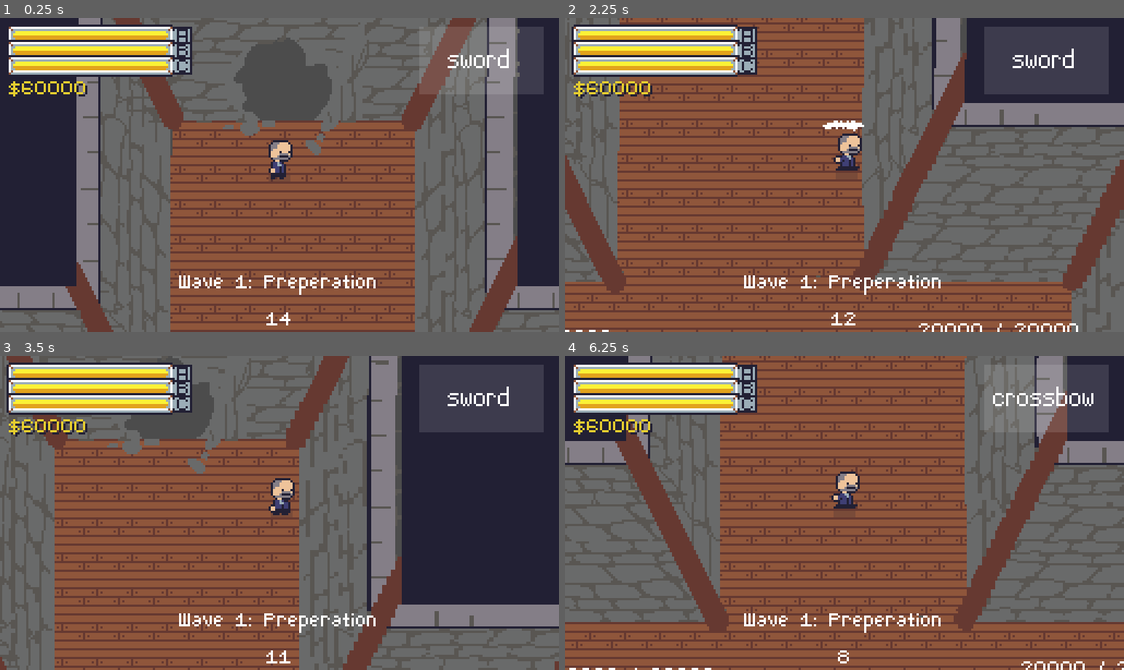
Above: before the commit, frames 1-4 (two rows, left to right).
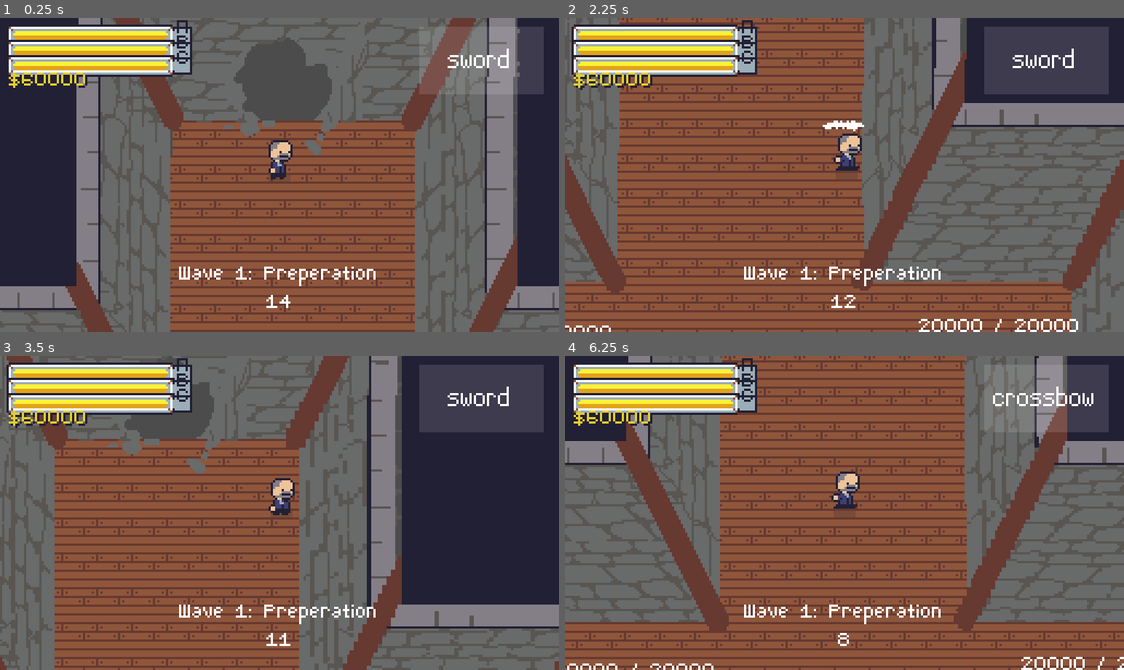
Above: after the commit, the same moments.

Repository: jiink/treasury-trouble
Game: Godot game, scene res://treasury.tscn
The game is run twice, just before and just after one commit, with the same random seed, the same clock (stepped at 60 frames per second) and the same inputs.
Inputs (mouse positions are in pixels of both pictures, inside the frame that each line leads up to):
- Up to frame 1 (0.25 s): no input
- Up to frame 2 (2.25 s): tap Enter at 0.5 s; move the mouse to (967, 159) at 0.52 s; hold D (right) 0.53-1.28 s; tap Space (a) at 0.6, 1.35 s; move the mouse to (732, 190) at 1.27 s; hold S (down) 1.28-2.03 s; move the mouse to (900, 105) at 2.02 s; hold D (right) from 2.03 s (still down); click (900, 105) at 2.1 s
- Up to frame 3 (3.5 s): tap Space (a) at 2.3, 2.85 s; move the mouse to (251, 575) at 2.77 s; release D (right) at 2.78 s; hold W (up) from 2.78 s (still down)
- Up to frame 4 (6.25 s): move the mouse to (1012, 560) at 3.52 s; release W (up) at 3.53 s; hold A (left) 3.53-5.03 s; tap Space (a) at 3.6, 4.55, 5, 5.1, 5.85 s; move the mouse to (676, 465) at 4.27 s; click (676, 465) at 4.35 s; move the mouse to (872, 513) at 5.02 s; hold S (down) 5.03-5.78 s; move the mouse to (760, 434) at 5.77 s; hold D (right) from 5.78 s (still down)

The runs differ from the first frame. In frame 1, 1.5% of the frame differs, in the area x 1-68%, y 0-98%; in frame 2, 2.3%, in the area x 0-92%, y 0-100%; in frame 3, 1.7%; in frame 4, 2.0%.

Commit message:
shopstuff

Diff:
--- a/fonts/little.tres
+++ b/fonts/little.tres
@@ -3,4 +3,6 @@
 [ext_resource path="res://fonts/FontQuestLittle.ttf" type="DynamicFontData" id=1]
 
 [resource]
+outline_color = Color( 0.133333, 0.12549, 0.203922, 1 )
+extra_spacing_top = -4
 font_data = ExtResource( 1 )
--- /dev/null
+++ b/room/shop/shopcart.tscn
@@ -0,0 +1,206 @@
+[gd_scene load_steps=7 format=2]
+
+[ext_resource path="res://room/shop/shop.png" type="Texture" id=1]
+[ext_resource path="res://fonts/little.tres" type="DynamicFont" id=2]
+[ext_resource path="res://room/shop/upgradebtn.png" type="Texture" id=3]
+[ext_resource path="res://room/shop/upgradebtnpush.png" type="Texture" id=4]
+
+[sub_resource type="Animation" id=1]
+resource_name = "roll_in"
+tracks/0/type = "value"
+tracks/0/path = NodePath("sprite:position")
+tracks/0/interp = 1
+tracks/0/loop_wrap = true
+tracks/0/imported = false
+tracks/0/enabled = true
+tracks/0/keys = {
+"times": PoolRealArray( 0, 1 ),
+"transitions": PoolRealArray( 0.183011, 1 ),
+"update": 0,
+"values": [ Vector2( -300, -15 ), Vector2( 0, -15 ) ]
+}
+
+[sub_resource type="Animation" id=2]
+resource_name = "roll_out"
+tracks/0/type = "value"
+tracks/0/path = NodePath("sprite:position")
+tracks/0/interp = 1
+tracks/0/loop_wrap = true
+tracks/0/imported = false
+tracks/0/enabled = true
+tracks/0/keys = {
+"times": PoolRealArray( 0, 1 ),
+"transitions": PoolRealArray( 3.24895, 1 ),
+"update": 0,
+"values": [ Vector2( 0, -15 ), Vector2( 300, -15 ) ]
+}
+
+[node name="shopcart" type="Node2D"]
+
+[node name="sprite" type="Sprite" parent="."]
+position = Vector2( 0, -15 )
+texture = ExtResource( 1 )
+
+[node name="ColorRect" type="ColorRect" parent="sprite"]
+show_behind_parent = true
+margin_left = -17.0
+margin_top = 15.0
+margin_right = 19.0
+margin_bottom = 24.0
+color = Color( 0.133333, 0.12549, 0.203922, 0.2 )
+
+[node name="AnimationPlayer" type="AnimationPlayer" parent="."]
+anims/roll_in = SubResource( 1 )
+anims/roll_out = SubResource( 2 )
+
+[node name="buy_menu" type="Node2D" parent="."]
+
+[node name="ColorRect" type="ColorRect" parent="buy_menu"]
+margin_left = -43.0
+margin_top = -80.0
+margin_right = 47.0
+margin_bottom = -38.0
+color = Color( 0.172549, 0.909804, 0.929412, 0.356863 )
+
+[node name="ColorRect2" type="ColorRect" parent="buy_menu"]
+margin_left = -11.0
+margin_top = -80.0
+margin_bottom = -38.0
+color = Color( 0, 0, 0, 0.215686 )
+
+[node name="VBoxContainer" type="VBoxContainer" parent="buy_menu"]
+margin_left = -41.0
+margin_top = -79.0
+margin_right = 17.0
+margin_bottom = -37.0
+
+[node name="spd" type="Label" parent="buy_menu/VBoxContainer"]
+margin_right = 58.0
+margin_bottom = 10.0
+custom_fonts/font = ExtResource( 2 )
+custom_colors/font_color_shadow = Color( 0.133333, 0.12549, 0.203922, 1 )
+text = "Speed"
+__meta__ = {
+"_edit_lock_": true
+}
+
+[node name="num" type="Label" parent="buy_menu/VBoxContainer/spd"]
+margin_left = 28.0
+margin_right = 45.0
+margin_bottom = 10.0
+custom_fonts/font = ExtResource( 2 )
+custom_colors/font_color = Color( 0.262745, 0.968627, 0.141176, 1 )
+custom_colors/font_color_shadow = Color( 0.133333, 0.12549, 0.203922, 1 )
+text = "1"
+align = 1
+valign = 1
+
+[node name="price" type="Label" parent="buy_menu/VBoxContainer/spd"]
+margin_left = 53.0
+margin_top = -1.0
+margin_right = 84.0
+margin_bottom = 9.0
+custom_fonts/font = ExtResource( 2 )
+custom_colors/font_color = Color( 0.968627, 0.92549, 0.141176, 1 )
+custom_colors/font_color_shadow = Color( 0.133333, 0.12549, 0.203922, 1 )
+text = "$15.0k"
+align = 1
+valign = 1
+
+[node name="upgradebtn" type="TextureButton" parent="buy_menu/VBoxContainer/spd"]
+margin_left = 43.0
+margin_right = 51.0
+margin_bottom = 8.0
+texture_normal = ExtResource( 3 )
+texture_pressed = ExtResource( 4 )
+texture_hover = ExtResource( 4 )
+texture_disabled = ExtResource( 4 )
+texture_focused = ExtResource( 4 )
+
+[node name="pow" type="Label" parent="buy_menu/VBoxContainer"]
+margin_top = 14.0
+margin_right = 58.0
+margin_bottom = 24.0
+custom_fonts/font = ExtResource( 2 )
+custom_colors/font_color_shadow = Color( 0.133333, 0.12549, 0.203922, 1 )
+text = "Power"
+__meta__ = {
+"_edit_lock_": true
+}
+
+[node name="num" type="Label" parent="buy_menu/VBoxContainer/pow"]
+margin_left = 28.0
+margin_right = 45.0
+margin_bottom = 10.0
+custom_fonts/font = ExtResource( 2 )
+custom_colors/font_color = Color( 0.262745, 0.968627, 0.141176, 1 )
+custom_colors/font_color_shadow = Color( 0.133333, 0.12549, 0.203922, 1 )
+text = "1"
+align = 1
+valign = 1
+
+[node name="price2" type="Label" parent="buy_menu/VBoxContainer/pow"]
+margin_left = 53.0
+margin_top = -1.0
+margin_right = 84.0
+margin_bottom = 9.0
+custom_fonts/font = ExtResource( 2 )
+custom_colors/font_color = Color( 0.968627, 0.92549, 0.141176, 1 )
+custom_colors/font_color_shadow = Color( 0.133333, 0.12549, 0.203922, 1 )
+text = "$15.0k"
+align = 1
+valign = 1
+
+[node name="upgradebtn2" type="TextureButton" parent="buy_menu/VBoxContainer/pow"]
+margin_left = 43.0
+margin_right = 51.0
+margin_bottom = 8.0
+texture_normal = ExtResource( 3 )
+texture_pressed = ExtResource( 4 )
+texture_hover = ExtResource( 4 )
+texture_disabled = ExtResource( 4 )
+texture_focused = ExtResource( 4 )
+
+[node name="abl" type="Label" parent="buy_menu/VBoxContainer"]
+margin_top = 28.0
+margin_right = 58.0
+margin_bottom = 38.0
+custom_fonts/font = ExtResource( 2 )
+custom_colors/font_color_shadow = Color( 0.133333, 0.12549, 0.203922, 1 )
+text = "Ability"
+__meta__ = {
+"_edit_lock_": true
+}
+
+[node name="num2" type="Label" parent="buy_menu/VBoxContainer/abl"]
+margin_left = 28.0
+margin_right = 45.0
+margin_bottom = 10.0
+custom_fonts/font = ExtResource( 2 )
+custom_colors/font_color = Color( 0.262745, 0.968627, 0.141176, 1 )
+custom_colors/font_color_shadow = Color( 0.133333, 0.12549, 0.203922, 1 )
+text = "1"
+align = 1
+valign = 1
+
+[node name="price3" type="Label" parent="buy_menu/VBoxContainer/abl"]
+margin_left = 53.0
+margin_top = -1.0
+margin_right = 84.0
+margin_bottom = 9.0
+custom_fonts/font = ExtResource( 2 )
+custom_colors/font_color = Color( 0.968627, 0.92549, 0.141176, 1 )
+custom_colors/font_color_shadow = Color( 0.133333, 0.12549, 0.203922, 1 )
+text = "$15.0k"
+align = 1
+valign = 1
+
+[node name="upgradebtn3" type="TextureButton" parent="buy_menu/VBoxContainer/abl"]
+margin_left = 43.0
+margin_right = 51.0
+margin_bottom = 8.0
+texture_normal = ExtResource( 3 )
+texture_pressed = ExtResource( 4 )
+texture_hover = ExtResource( 4 )
+texture_disabled = ExtResource( 4 )
+texture_focused = ExtResource( 4 )
--- a/room/shopcart.tscn
+++ /dev/null
@@ -1,59 +0,0 @@
-[gd_scene load_steps=4 format=2]
-
-[ext_resource path="res://room/shop.png" type="Texture" id=1]
-
-[sub_resource type="Animation" id=1]
-resource_name = "roll_in"
-tracks/0/type = "value"
-tracks/0/path = NodePath("sprite:position")
-tracks/0/interp = 1
-tracks/0/loop_wrap = true
-tracks/0/imported = false
-tracks/0/enabled = true
-tracks/0/keys = {
-"times": PoolRealArray( 0, 1 ),
-"transitions": PoolRealArray( 0.183011, 1 ),
-"update": 0,
-"values": [ Vector2( -300, -15 ), Vector2( 0, -15 ) ]
-}
-
-[sub_resource type="Animation" id=2]
-resource_name = "roll_out"
-tracks/0/type = "value"
-tracks/0/path = NodePath("sprite:position")
-tracks/0/interp = 1
-tracks/0/loop_wrap = true
-tracks/0/imported = false
-tracks/0/enabled = true
-tracks/0/keys = {
-"times": PoolRealArray( 0, 1 ),
-"transitions": PoolRealArray( 3.24895, 1 ),
-"update": 0,
-"values": [ Vector2( 0, -15 ), Vector2( 300, -15 ) ]
-}
-
-[node name="shopcart" type="Node2D"]
-
-[node name="sprite" type="Sprite" parent="."]
-position = Vector2( 0, -15 )
-texture = ExtResource( 1 )
-
-[node name="ColorRect" type="ColorRect" parent="sprite"]
-show_behind_parent = true
-margin_left = -17.0
-margin_top = 15.0
-margin_right = 19.0
-margin_bottom = 24.0
-color = Color( 0.133333, 0.12549, 0.203922, 0.2 )
-
-[node name="AnimationPlayer" type="AnimationPlayer" parent="."]
-anims/roll_in = SubResource( 1 )
-anims/roll_out = SubResource( 2 )
-
-[node name="buy_menu" type="Node2D" parent="."]
-
-[node name="ColorRect" type="ColorRect" parent="buy_menu"]
-margin_left = -41.0
-margin_top = -79.0
-margin_right = 41.0
-margin_bottom = -39.0
Renamed: room/shop.png -> room/shop/shop.png
Not shown, added: room/shop/shop.png.import
Binary file added: room/shop/upgradebtn.png
Not shown, added: room/shop/upgradebtn.png.import
Binary file added: room/shop/upgradebtnpush.png
Not shown, changed: room/shop/upgradebtnpush.png.import
